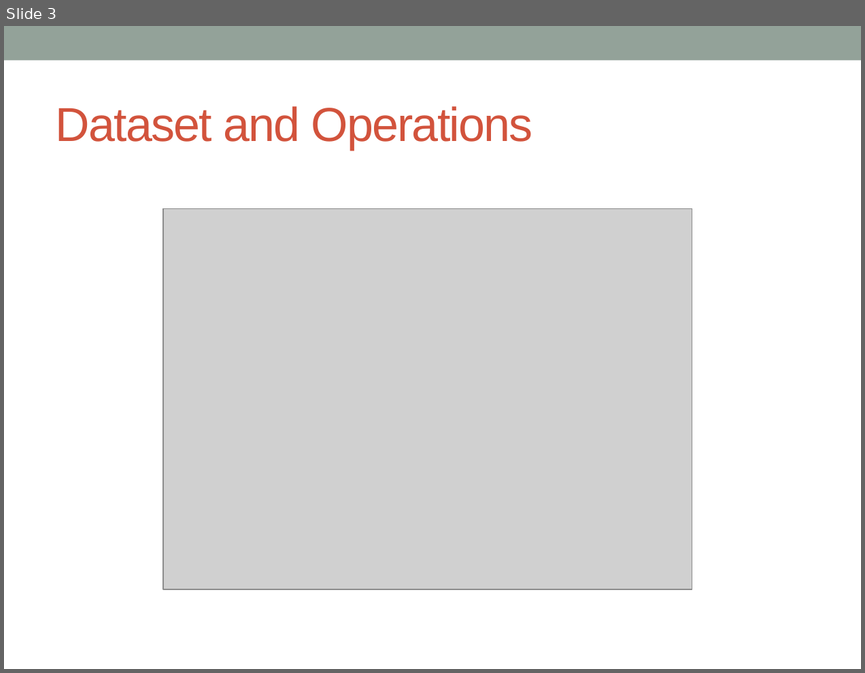
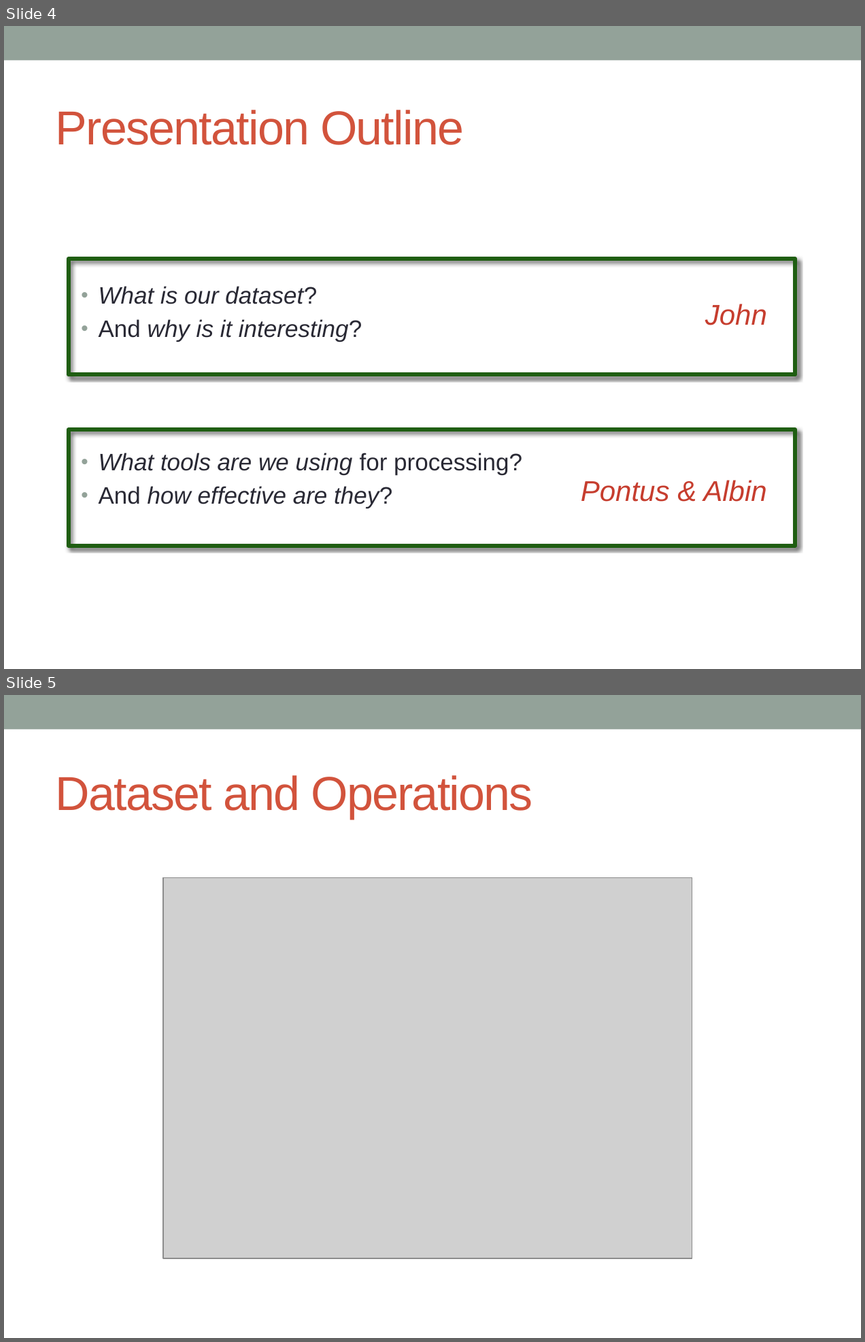
Before and after one commit to ldsa-project-g2/passwords, a slide deck: presentation/group_presentation.pptx. Shown one above the other, each under a label of ours: slide 3 before the commit, slides 4 and 5 after it. The pictures are 865x673 and 865x1342 pixels, drawn with LibreOffice and Linux fonts; fonts in the diff are those of the drawing; grey boxes stand for pictures. Boxes give left, top, right and bottom in pixels: in the first picture for what was removed or moved away, otherwise in the second. Text is boxed around its words. In the diff, an @@ line names an element or a change of style, - is before the commit and + after.

```diff
--- a/presentation/group_presentation.pptx
+++ b/presentation/group_presentation.pptx
@@ slide 4 added at (x1=4, y1=26, x2=861, y2=669), background #FFFFFF; not listed: 1 template element that a slide beside it also shows @@
@@ title added at (x1=56, y1=110, x2=464, y2=145), 40 pt, text #D2533C @@
+Presentation Outline
@@ rectangle added at (x1=68, y1=259, x2=795, y2=375), outline #1F5E12 3.5 pt @@
@@ text added at (x1=99, y1=286, x2=522, y2=508), 20 pt, text #292934, italic @@
+  • What is our dataset?
+  • And why is it interesting?
+  • What tools are we using for processing?
+  • And how effective are they?
@@ text added at (x1=705, y1=303, x2=767, y2=325), 24 pt, text #C63D2E, italic @@
+John
@@ rectangle added at (x1=68, y1=429, x2=795, y2=546), outline #1F5E12 3.5 pt @@
@@ text added at (x1=581, y1=480, x2=766, y2=501), 24 pt, text #C63D2E, italic @@
+Pontus & Albin
@@ what was slide 3 is now slide 5 @@
```
Also in this commit, not shown: 1 slide changed, 2 other slides added.
